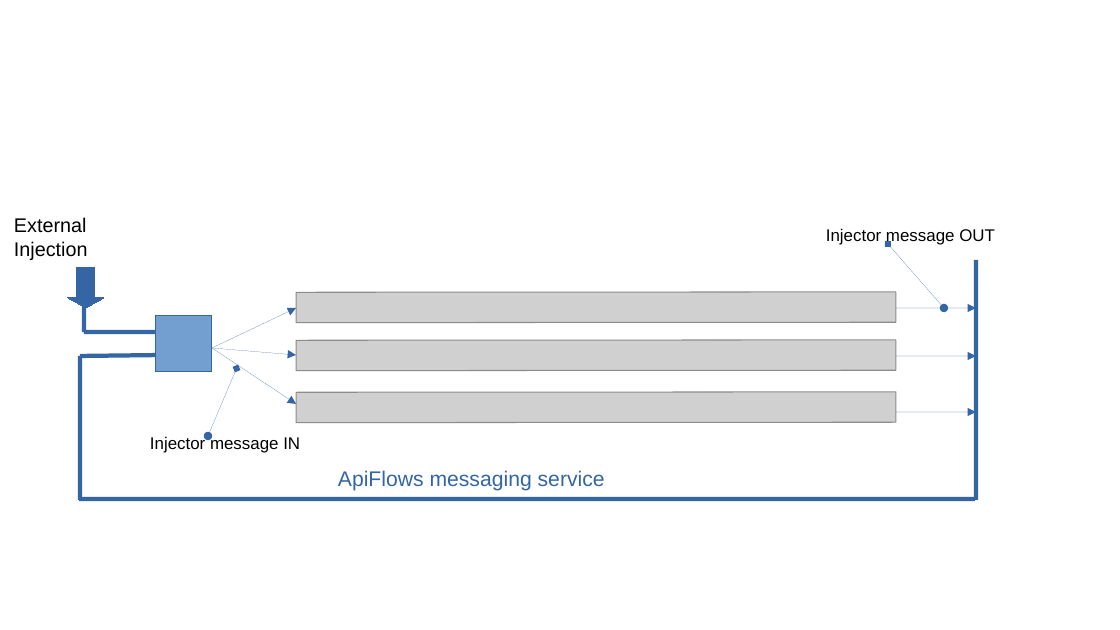
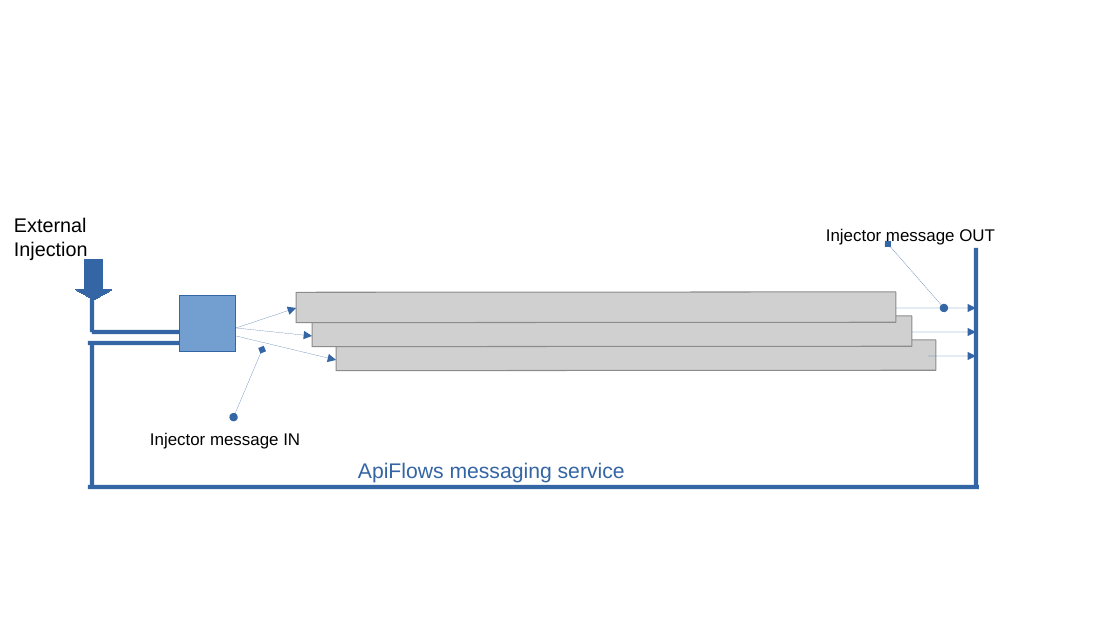
Before and after one commit to ApiValley/ApiFlows-Docs, a slide deck: slide 10 of presentation/Documentation_images_source.odp (slide 8 before the commit). Drawn at 1120x630 pixels with LibreOffice and Linux fonts; fonts in the diff are those of the drawing; grey boxes stand for pictures. Boxes give left, top, right and bottom in pixels: in the first picture for what was removed or moved away, otherwise in the second. Text is boxed around its words. In the diff, an @@ line names an element or a change of style, - is before the commit and + after.

```diff
--- a/presentation/Documentation_images_source.odp
+++ b/presentation/Documentation_images_source.odp
@@ down arrow: place and size @@
-down arrow at [68,268,104,308]
+down arrow at [76,260,112,300]
@@ line moved from (84, 268) - (84, 332) to (92, 268) - (92, 332) @@
@@ line moved from (977, 260) - (977, 500) to (977, 248) - (977, 488) @@
@@ rectangle: place and size @@
-rectangle at [157,316,212,372]
+rectangle at [180,296,236,352]
@@ arrow moved from (212, 349) - (296, 355) to (236, 328) - (312, 336) @@
@@ arrow moved from (212, 349) - (296, 308) to (236, 328) - (296, 308) @@
@@ picture: place and size @@
-picture at [296,392,895,423]
+picture at [312,316,912,347]
@@ line moved from (157, 356) - (80, 356) to (180, 344) - (88, 344) @@
@@ line moved from (80, 356) - (80, 500) to (92, 345) - (92, 488) @@
@@ line moved from (157, 332) - (84, 332) to (180, 332) - (92, 332) @@
@@ double arrow moved from (208, 436) - (237, 369) to (234, 418) - (262, 350) @@
@@ arrow moved from (212, 349) - (296, 405) to (236, 336) - (336, 360) @@
@@ picture: place and size @@
-picture at [296,340,895,371]
+picture at [336,340,936,371]
@@ arrow moved from (896, 356) - (977, 356) to (913, 332) - (977, 332) @@
@@ arrow moved from (896, 413) - (977, 413) to (928, 356) - (977, 356) @@
@@ text "Injector message IN": place and size @@
-text "Injector message IN" at [150,436,300,453]
+text "Injector message IN" at [150,432,300,449]
@@ text "ApiFlows messaging service": place and size @@
-text "ApiFlows messaging service" at [338,470,605,491]
+text "ApiFlows messaging service" at [358,462,625,483]
@@ line moved from (976, 499) - (79, 499) to (980, 487) - (88, 487) @@
```
Also in this commit, not shown: 1 other slide changed, 7 slides added, 3 other files.
